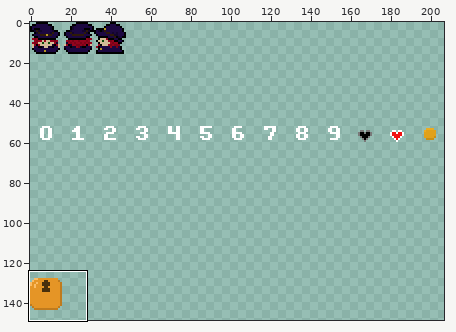
One commit to this sprite sheet: src/data/image/4-sprites.png. Above: a wide view before the commit, with the close-up outlined.
Close-up. First the earlier version:
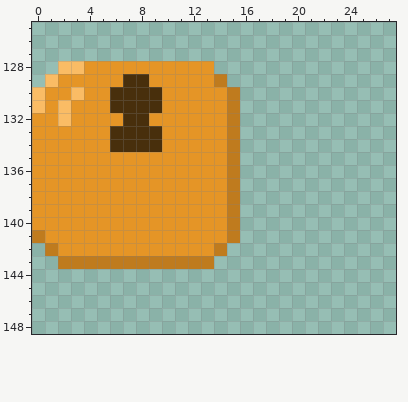
The file is 256x256 pixels. Shown: x 0..27, y 125..148. The wide view leaves out empty margins.
The result:
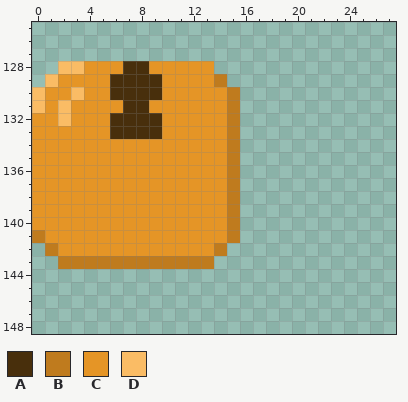
Palette (. is transparent): A #482f0c  B #bf7b1e  C #e59526  D #fabc65
The exact change:
{"y":128,"x":7,"old":"CC","new":"AA"}
{"y":129,"x":6,"old":"C","new":"A"}
{"y":129,"x":9,"old":"C","new":"A"}
{"y":131,"x":6,"old":"A","new":"C"}
{"y":131,"x":9,"old":"A","new":"C"}
{"y":132,"x":6,"old":"C","new":"A"}
{"y":132,"x":9,"old":"C","new":"A"}
{"y":134,"x":6,"old":"AAAA","new":"CCCC"}
